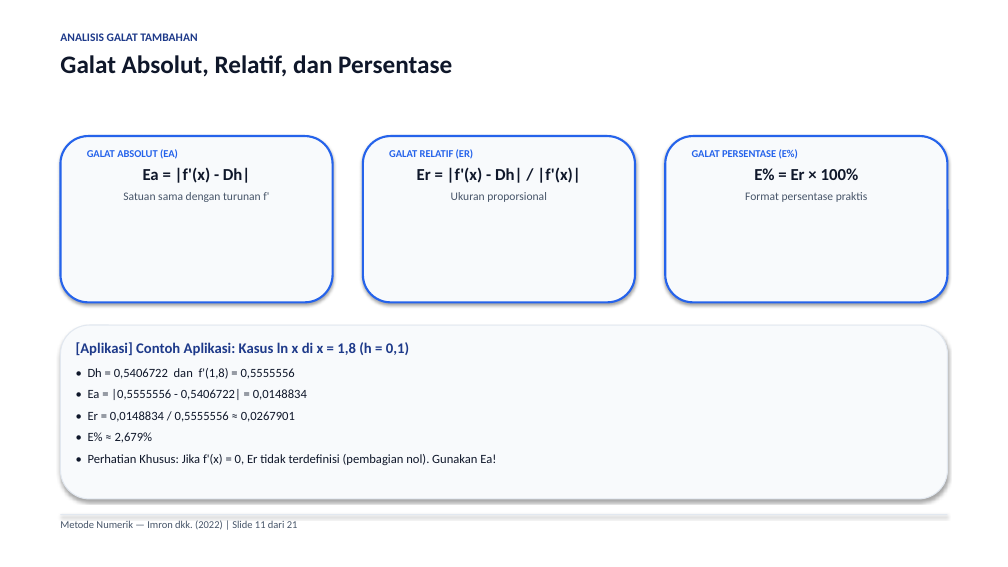
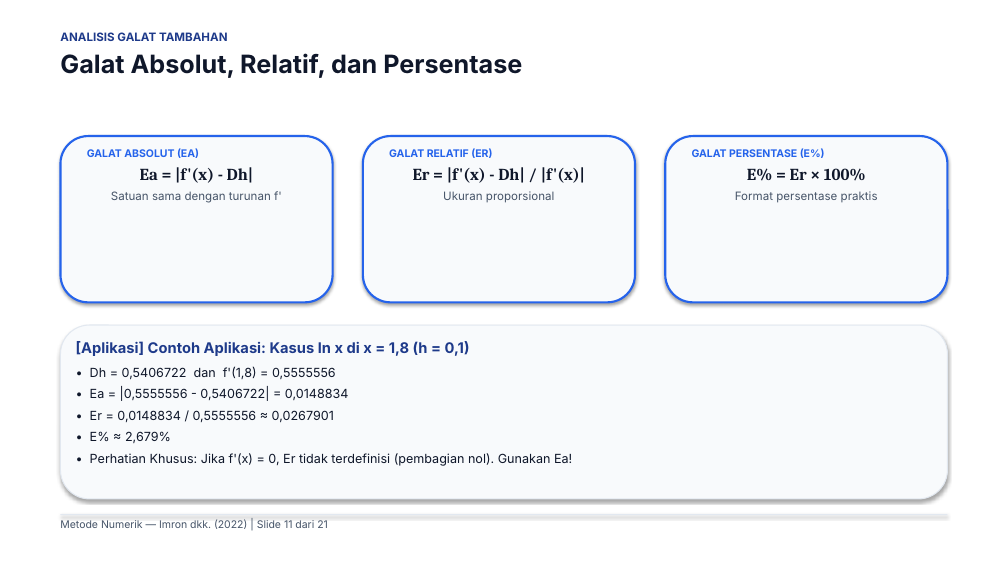
Before and after one commit to Moreyartea/Diferensiasi-Numerik, a slide deck: slide 11 of Diferensiasi_Numerik.pptx. Drawn at 1008x567 pixels with LibreOffice and Linux fonts; fonts in the diff are those of the drawing. Boxes give left, top, right and bottom in pixels: in the first picture for what was removed or moved away, otherwise in the second. Text is boxed around its words. In the diff, an @@ line names an element or a change of style, - is before the commit and + after.

Commit message:
feat: add local font assets and update print stylesheet for 16:9 presentation export

```diff
--- a/Diferensiasi_Numerik.pptx
+++ b/Diferensiasi_Numerik.pptx
@@ text "GALAT ABSOLUT (EA)" at bbox=[87, 149, 282, 203]: font Calibri to Inter in "GALAT ABSOLUT (EA)", "Satuan sama dengan turunan f'"; font Calibri to Cambria in "Ea = |f'(x) - Dh|" @@
@@ text "GALAT RELATIF (ER)" at bbox=[389, 149, 585, 203]: font Calibri to Inter in "GALAT RELATIF (ER)", "Ukuran proporsional"; font Calibri to Cambria in "Er = |f'(x) - Dh| / |f'(x)|" @@
@@ text "GALAT PERSENTASE (E%)" at bbox=[692, 149, 878, 203]: font Calibri to Inter in "GALAT PERSENTASE (E%)", "Format persentase praktis"; font Calibri to Cambria in "E% = Er × 100%" @@
@@ font Calibri to Inter in 3 elements at bbox=[60, 32, 522, 78], bbox=[60, 519, 328, 529], bbox=[76, 341, 572, 466] @@
```
Also in this commit, not shown: 20 other slides changed, 13 other files.
